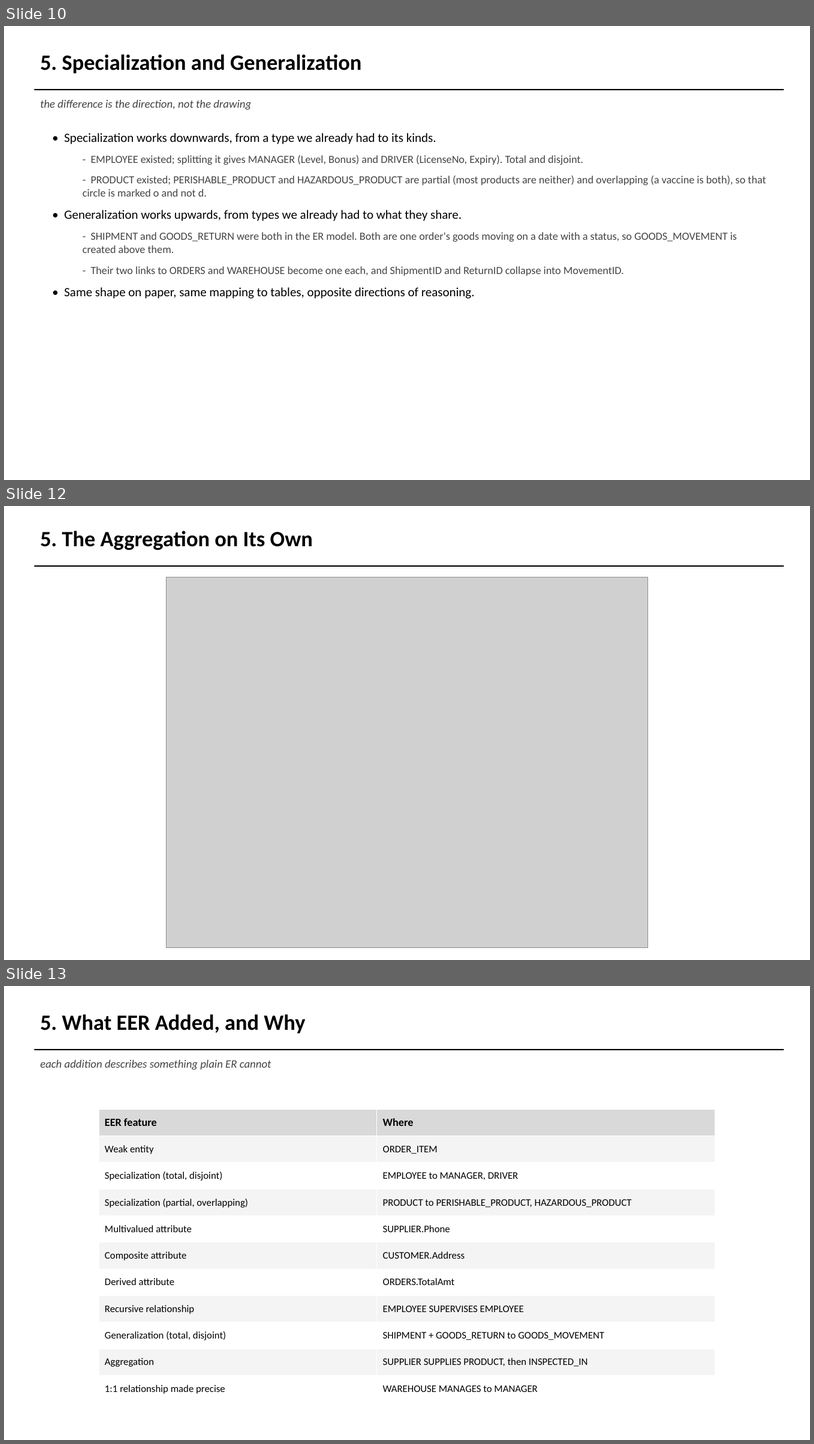
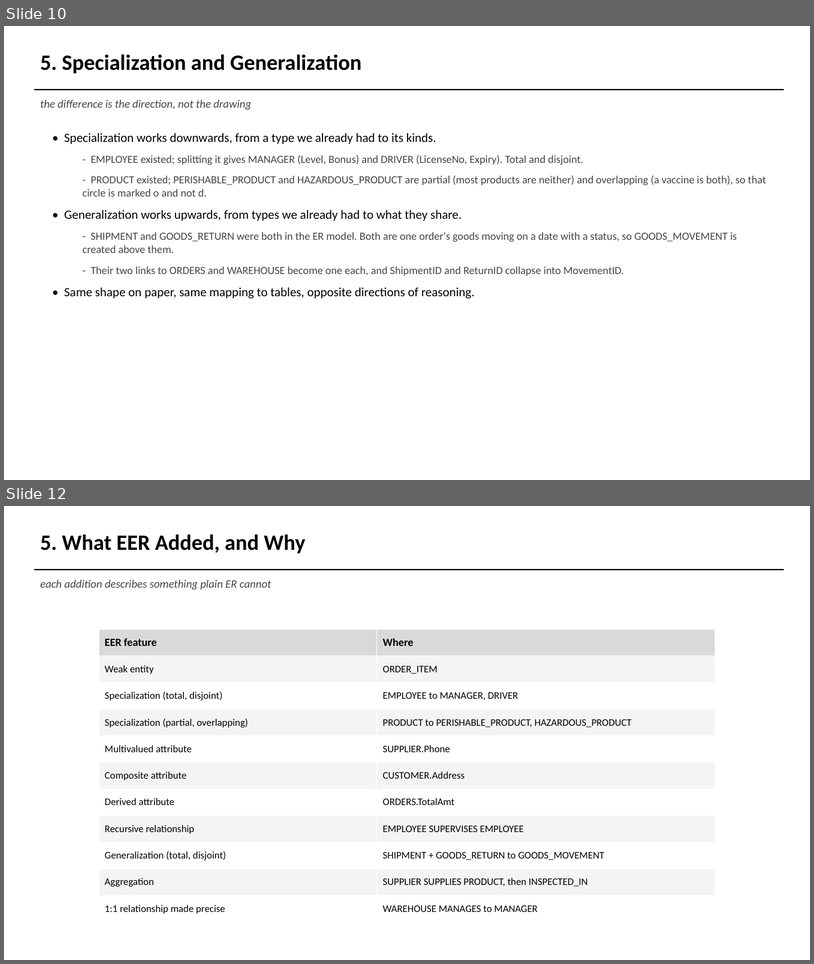
Before and after one commit to AviDhandhania/warehouse-supply-chain-dbms, a slide deck: presentation/DA1_Presentation.pptx. Shown one above the other, each under a label of ours: slides 10, 12 and 13 before the commit, slides 10 and 12 after it; the slides between them are not shown. The pictures are 814x1444 and 814x964 pixels, drawn with LibreOffice and Linux fonts; fonts in the diff are those of the drawing; grey boxes stand for pictures. Boxes give left, top, right and bottom in pixels: in the first picture for what was removed or moved away, otherwise in the second. Text is boxed around its words. In the diff, an @@ line names an element or a change of style, - is before the commit and + after.

```diff
--- a/presentation/DA1_Presentation.pptx
+++ b/presentation/DA1_Presentation.pptx
@@ slide 12 removed at <box>4,506,810,960</box>, background #FFFFFF @@
@@ text removed at <box>40,531,313,550</box> @@
-5. The Aggregation on Its Own
@@ rectangle removed at <box>34,565,785,567</box> @@
@@ picture removed at <box>166,577,648,948</box> @@
@@ what was slide 13 is now slide 12 @@
```
Also in this commit, not shown: 10 slides changed, 14 other files.
